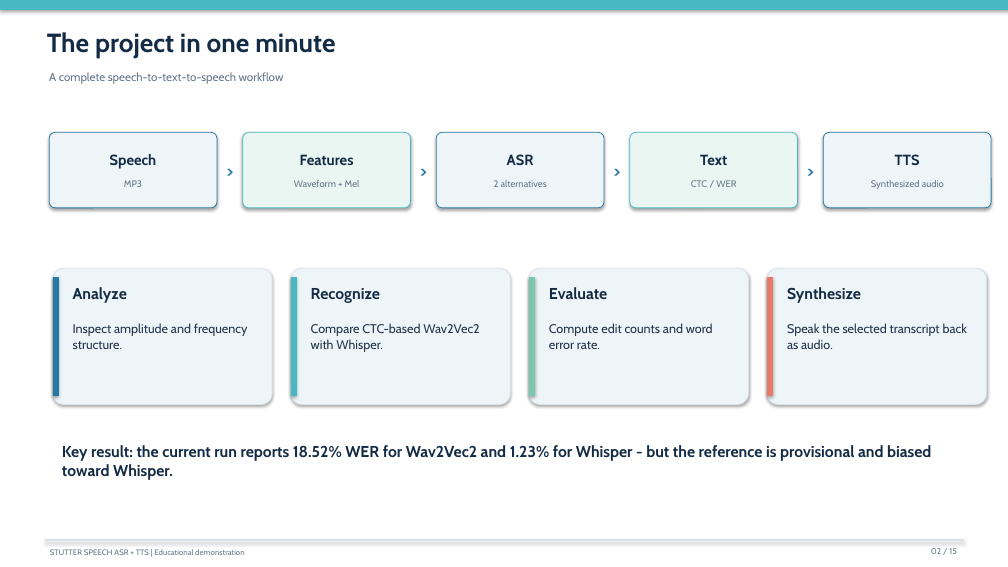
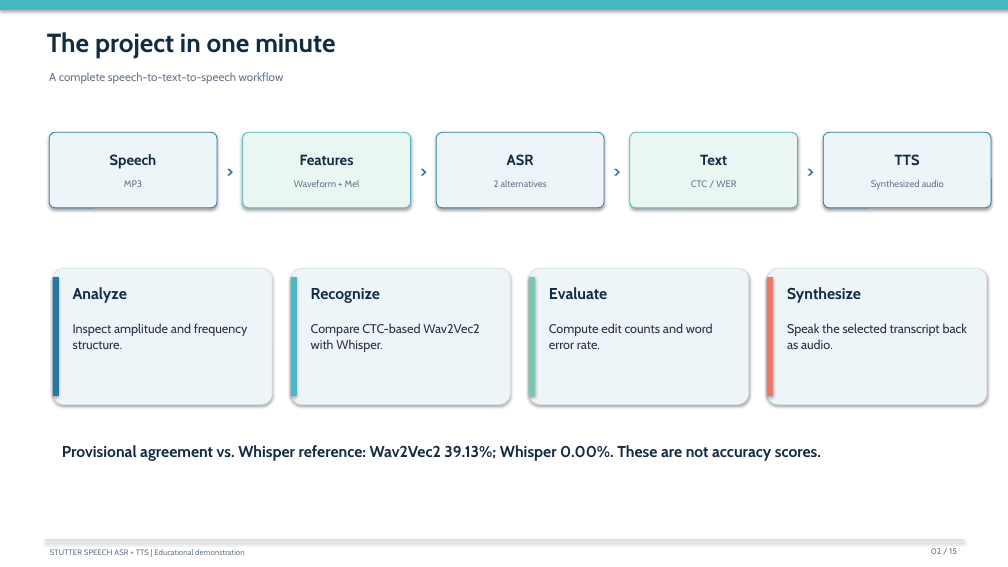
Before and after one commit to ArijitDas2005/stutter-speech-asr-tts, a slide deck: slide 2 of report/project_presentation.pptx. Drawn at 1008x567 pixels with LibreOffice and Linux fonts; fonts in the diff are those of the drawing. Boxes give left, top, right and bottom in pixels: in the first picture for what was removed or moved away, otherwise in the second. Text is boxed around its words. In the diff, an @@ line names an element or a change of style, - is before the commit and + after.

```diff
--- a/report/project_presentation.pptx
+++ b/report/project_presentation.pptx
@@ text at [62, 445, 821, 461]: text changed @@
-Key result: the current run reports 18.52% WER for Wav2Vec2 and 1.23% for Whisper - but the reference is provisional and biased toward Whisper.
+Provisional agreement vs. Whisper reference: Wav2Vec2 39.13%; Whisper 0.00%. These are not accuracy scores.
```
Also in this commit, not shown: 9 other slides changed, 22 other files.
